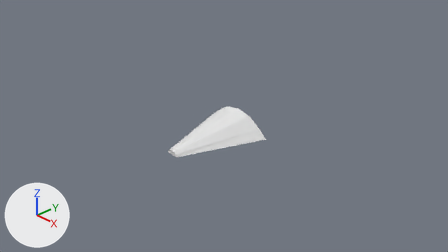
A saved change to the Blender file Blends/SpaceShip.blend.
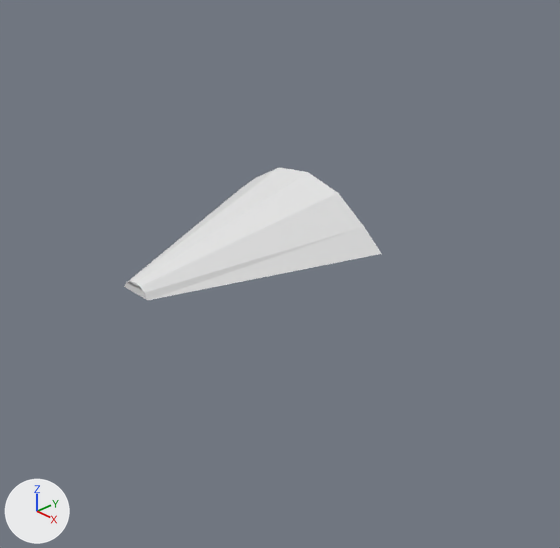
Each version is shown from the file's camera 'Camera', then close up on the part from 27% to 75% of the width and 17% to 100% of the height. Arrows for +X, +Y and +Z are at lower left; the lights stay in place.

Before the edit, the objects in view are built like this:
```python
me_cone = bpy.data.meshes.new('Cone')
me_cone.from_pydata(...)  # 15 vertices, 12 faces; spans x -0.92..0.92, y 0.07..0.54, z -1.0..1.0
ob_cone = bpy.data.objects.new('Cone', me_cone)
ob_cone.location = (0.0, 0.0, 0.0)
ob_cone.rotation_euler = (1.571, 0.0, 0.0)  # degrees (90, 0, 0)
```
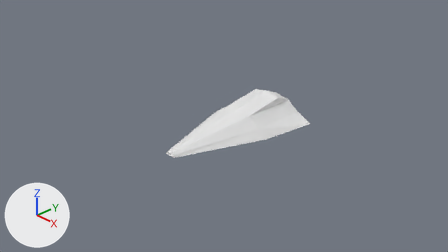
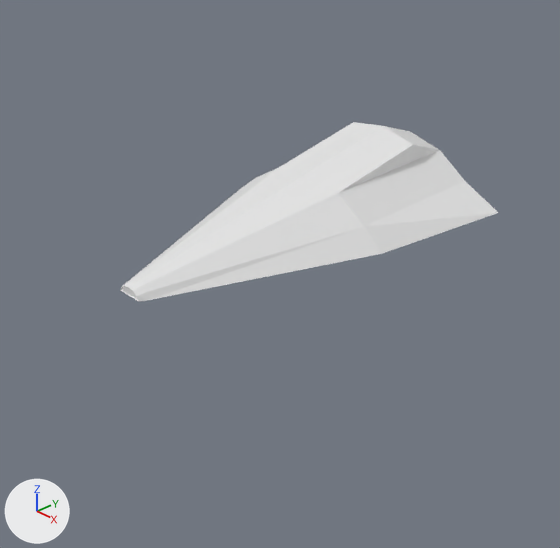
Changed parts and their boxes (x1, y1, x2, y2) in the close-ups (560 x 548 px):
'Cone', reshaped (47% wider, 34% taller): before (124, 167, 381, 300); after (120, 122, 498, 301)
part 1 of me_cone, built on: before (124, 281, 147, 300); after (120, 122, 498, 301)

What changed in the scene script:
```text
Change me_cone:
    used by ob_cone; location = (0.0, 0.0, 0.0); rotation_euler = (1.571, 0.0, 0.0), in degrees (90, 0, 0)
    remove me_cone.from_pydata(...)  # 15 vertices, 12 faces; spans x -0.92..0.92, y 0.07..0.54, z -1.0..1.0
    add me_cone.from_pydata(...)  # 58 vertices, 54 faces; spans x -1.12..1.12, y 0.07..0.72, z -2.4..1.07
    me_cone part 1
    5 faces are deleted
    43 vertices are added at x -1.12..1.12, y 0.07..0.72, z -2.4..1.07
    47 new faces join them
```
